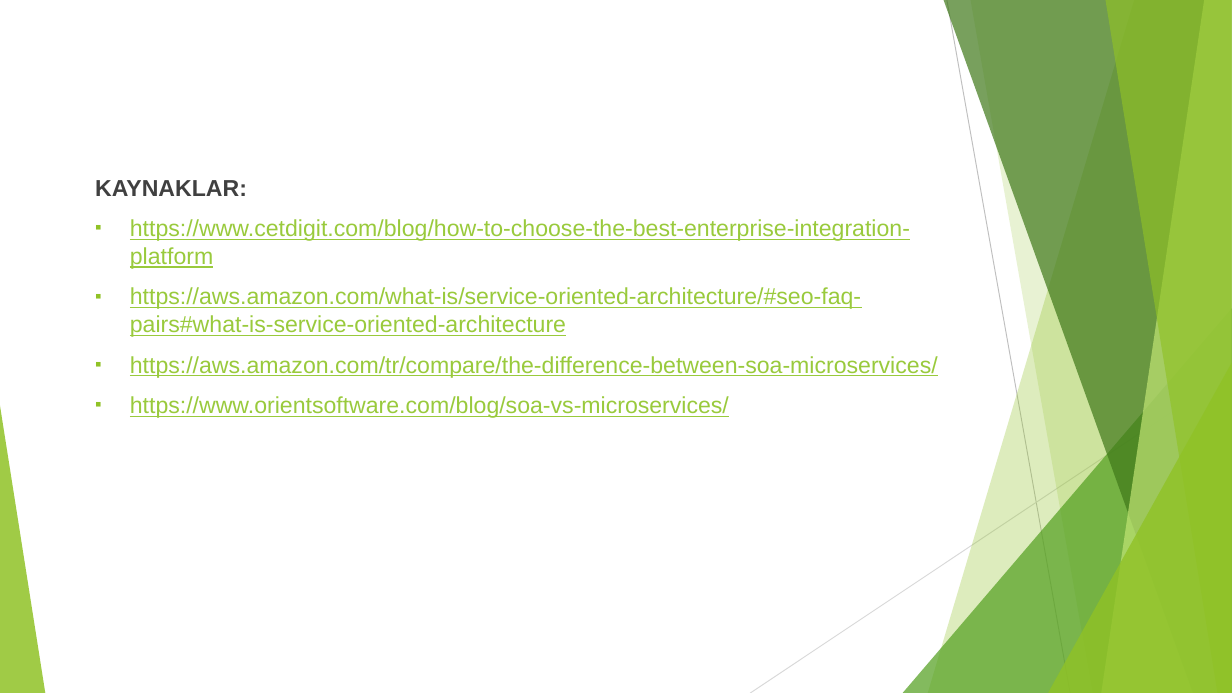
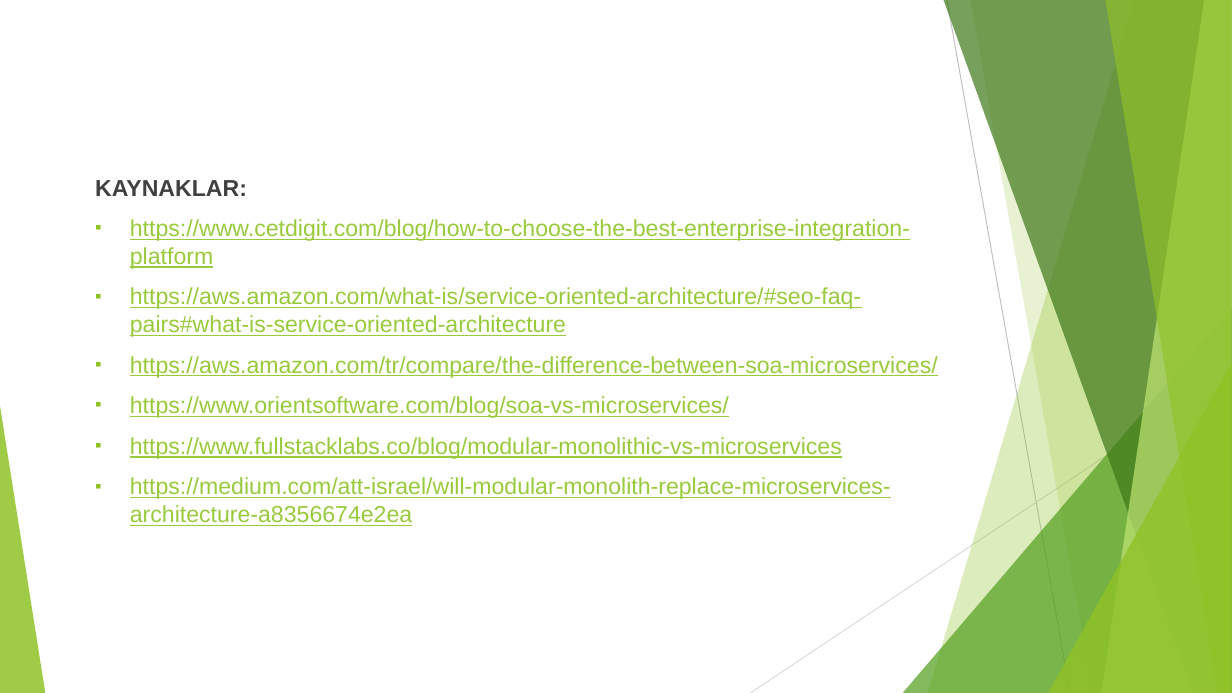
Before and after one commit to ariferol/events-112, a slide deck: slide 19 of presentations/EnterpriseSoftwareArchitectures.pptx (slide 16 before the commit). Drawn at 1232x693 pixels with LibreOffice and Linux fonts; fonts in the diff are those of the drawing. Boxes give left, top, right and bottom in pixels: in the first picture for what was removed or moved away, otherwise in the second. Text is boxed around its words. In the diff, an @@ line names an element or a change of style, - is before the commit and + after.

```diff
--- a/presentations/EnterpriseSoftwareArchitectures.pptx
+++ b/presentations/EnterpriseSoftwareArchitectures.pptx
@@ text at (x1=130, y1=437, x2=891, y2=526): paragraphs added @@
+▪ https://www.fullstacklabs.co/blog/modular-monolithic-vs-microservices
+▪ https://medium.com/att-israel/will-modular-monolith-replace-microservices-architecture-a8356674e2ea
```
Also in this commit, not shown: 3 slides added.
